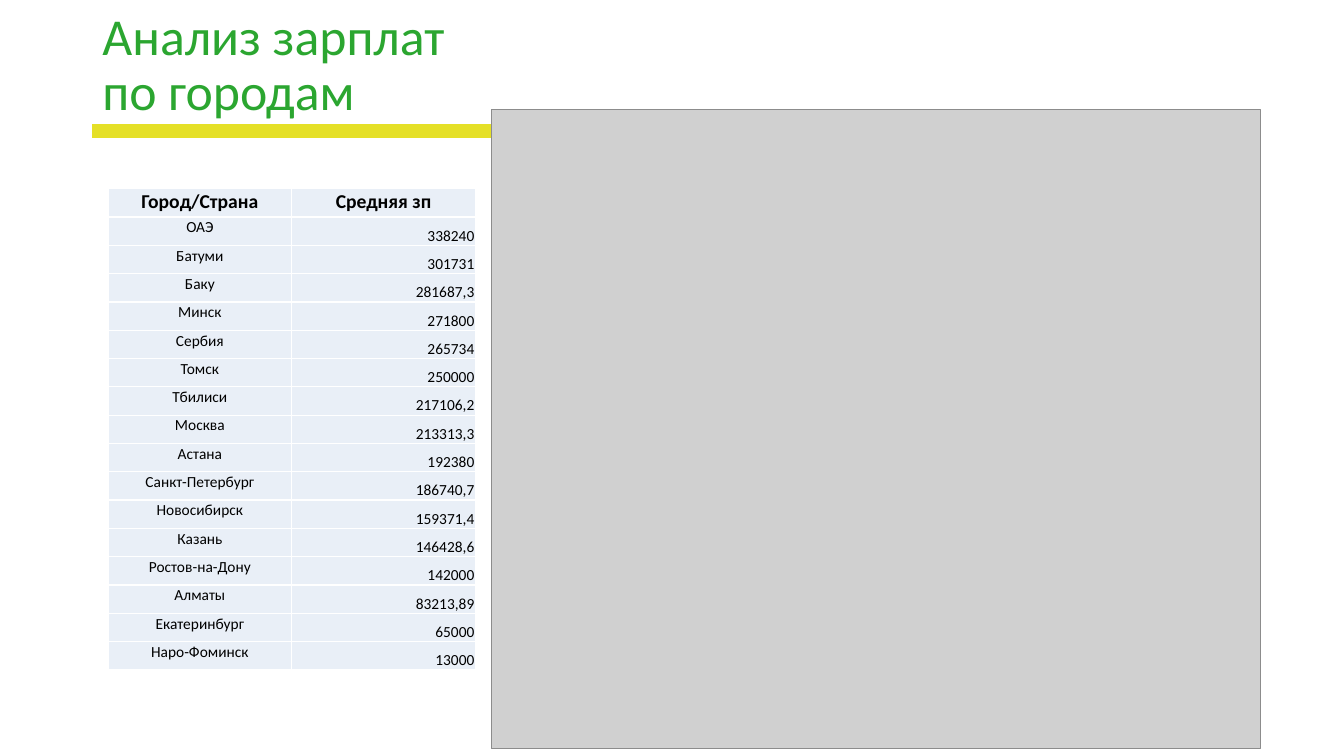
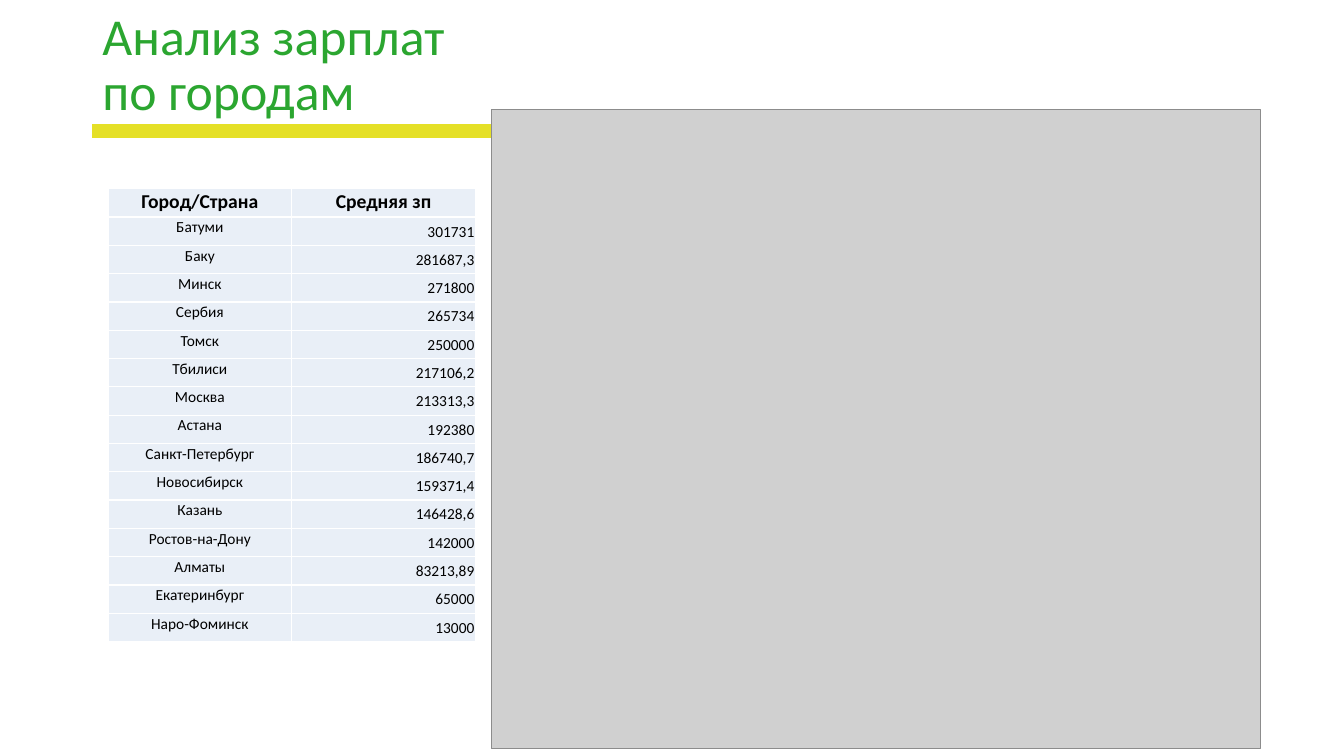
Before and after one commit to LapinGleb/DA_project, a slide deck: slide 8 of Школа_DA_Презентация_проекта.pptx. Drawn at 1344x756 pixels with LibreOffice and Linux fonts; fonts in the diff are those of the drawing; grey boxes stand for pictures; background and template pictures are left out. Boxes give left, top, right and bottom in pixels: in the first picture for what was removed or moved away, otherwise in the second. Text is boxed around its words. In the diff, an @@ line names an element or a change of style, - is before the commit and + after.

```diff
--- a/Школа_DA_Презентация_проекта.pptx
+++ b/Школа_DA_Презентация_проекта.pptx
@@ table at (x1=108, y1=189, x2=475, y2=641) @@
-row 2: ОАЭ | 338240
```
Also in this commit, not shown: 4 other slides changed, 1 other file.
